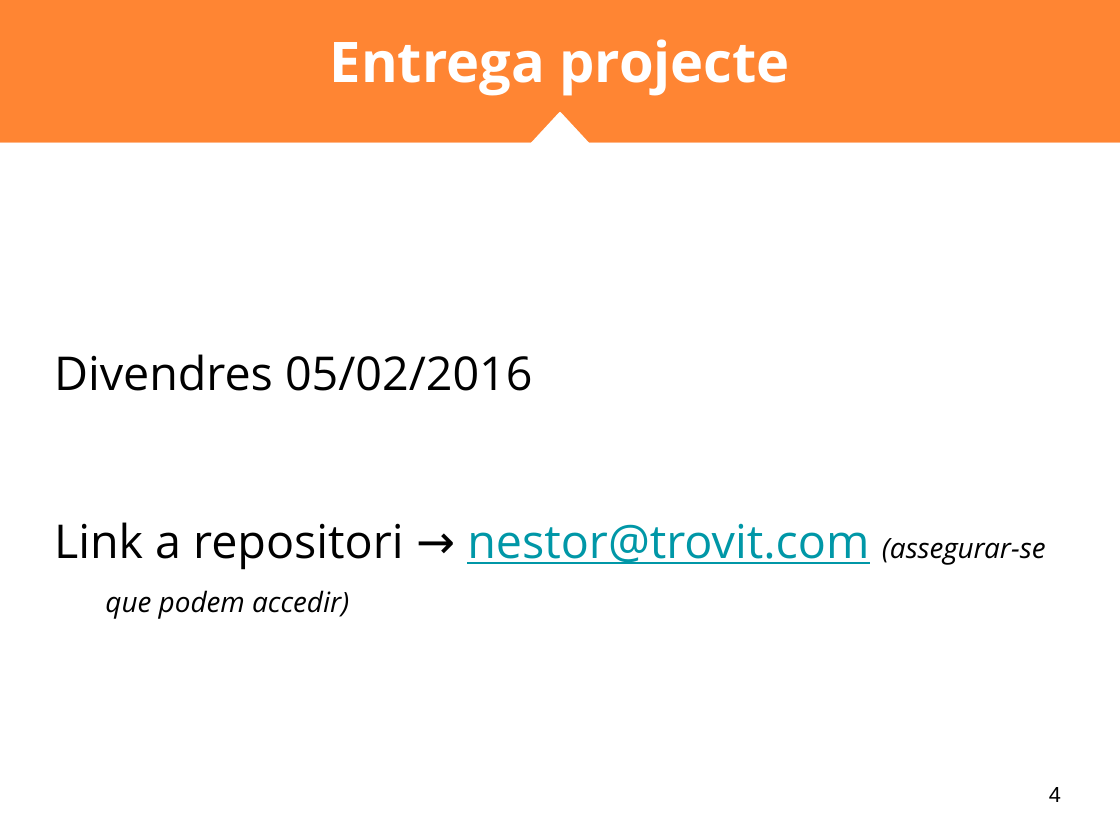
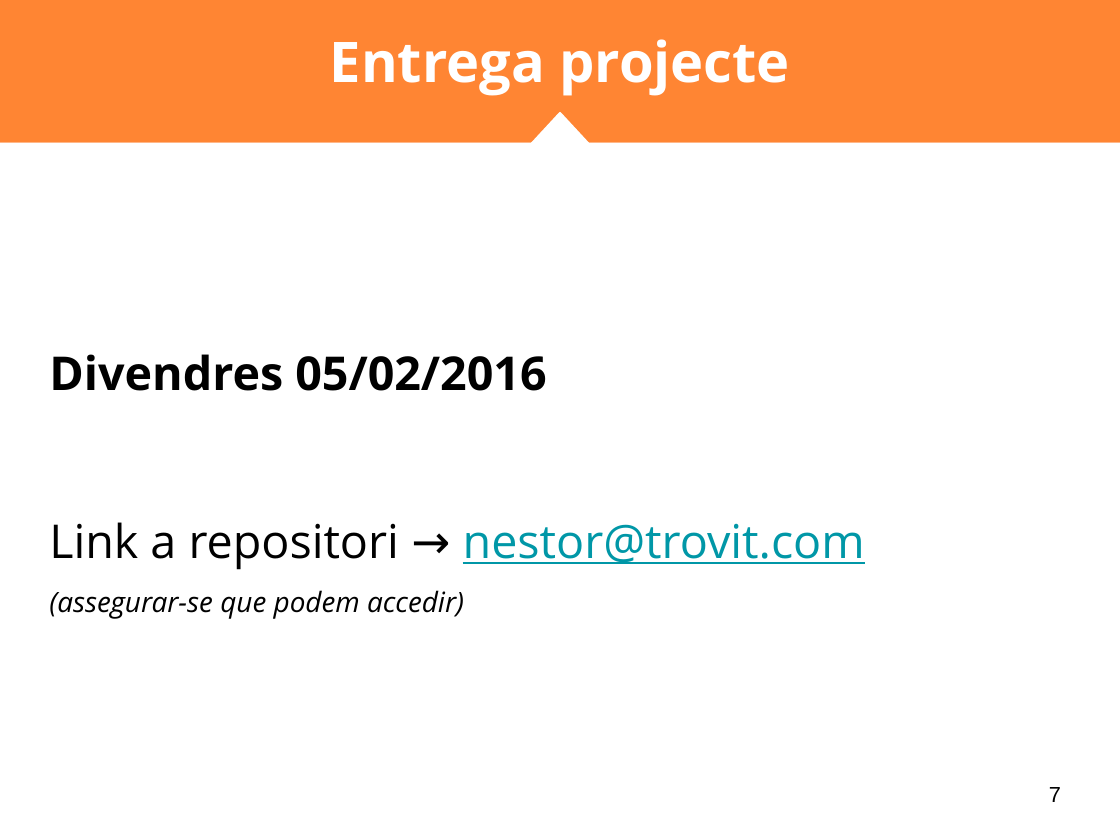
Before and after one commit to nmaletm/git-presentation, a slide deck: slide 7 of Presentations/P3.2 - Conclusio.pptx (slide 4 before the commit). Drawn at 1120x840 pixels with LibreOffice and Linux fonts; fonts in the diff are those of the drawing. Boxes give left, top, right and bottom in pixels: in the first picture for what was removed or moved away, otherwise in the second. Text is boxed around its words. In the diff, an @@ line names an element or a change of style, - is before the commit and + after.

Commit message:
Update slides

```diff
--- a/Presentations/P3.2 - Conclusio.pptx
+++ b/Presentations/P3.2 - Conclusio.pptx
@@ text at box(49, 354, 546, 391): bold on in "Divendres 05/02/2016"; indent changed @@
@@ text at box(49, 522, 865, 619): text changed @@
-Link a repositori → nestor@trovit.com (assegurar-se que podem accedir)
+Link a repositori → nestor@trovit.com
+(assegurar-se que podem accedir)
@@ page number at box(1049, 787, 1061, 802): text changed @@
-4
+7
```
Also in this commit, not shown: 1 other slide changed, 3 slides added, 6 other files.
